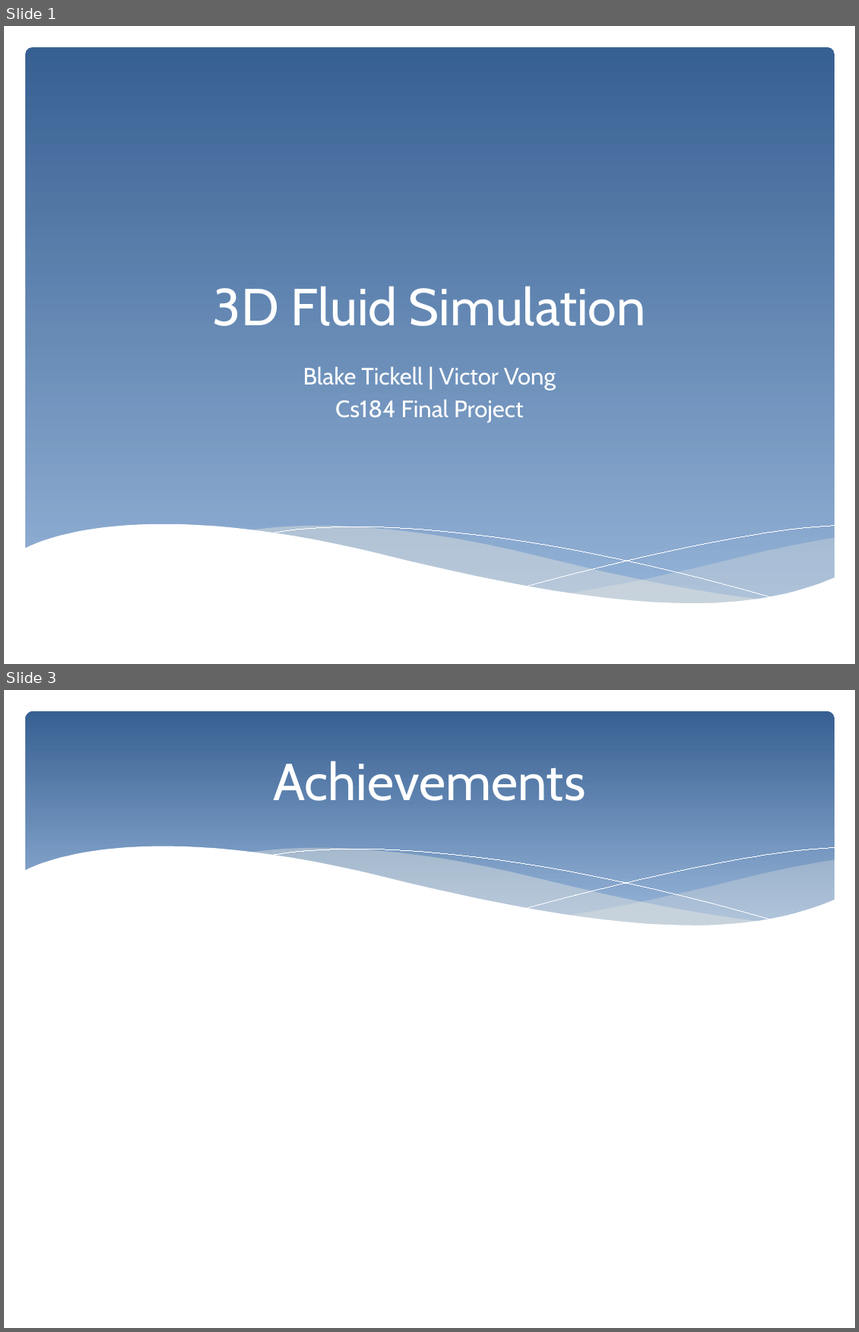
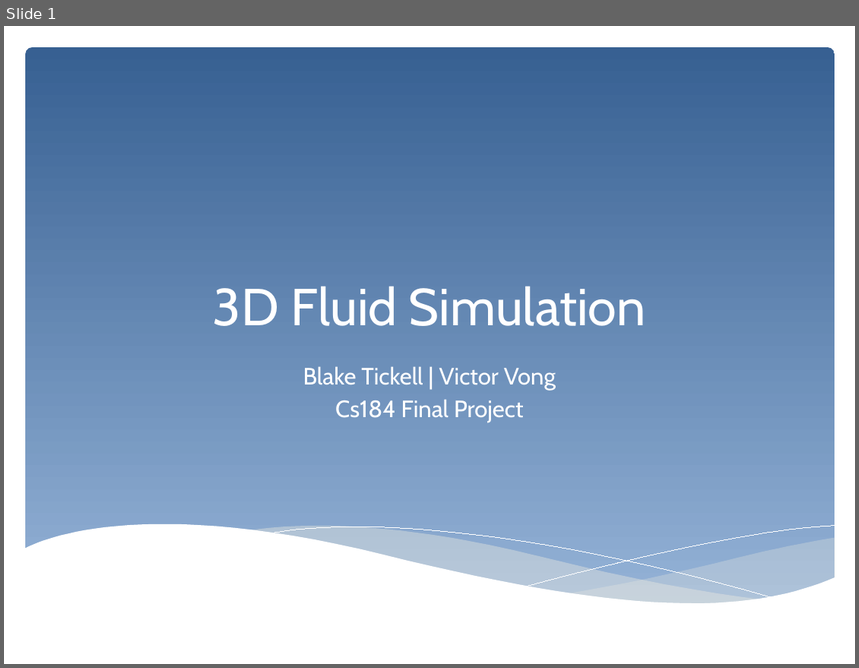
Before and after one commit to victorthevong/cs184, a slide deck: deliverables/cs184_final_slides.pptx. Shown one above the other, each under a label of ours: slides 1 and 3 before the commit, slide 1 after it; the slides between them are not shown. The pictures are 859x1332 and 859x668 pixels, drawn with LibreOffice and Linux fonts; fonts in the diff are those of the drawing. Boxes give left, top, right and bottom in pixels: in the first picture for what was removed or moved away, otherwise in the second. Text is boxed around its words. In the diff, an @@ line names an element or a change of style, - is before the commit and + after.

```diff
--- a/deliverables/cs184_final_slides.pptx
+++ b/deliverables/cs184_final_slides.pptx
@@ slide 3 removed at (4,690,855,1328), background #FFFFFF @@
@@ rounded rectangle removed at (25,711,835,941) @@
@@ title removed at (273,761,585,801) @@
-Achievements
@@ group removed at (24,847,835,970): 5 freeform shapes @@
```
Also in this commit, not shown: 1 slide changed, 8 slides added, 4 other slides removed.
